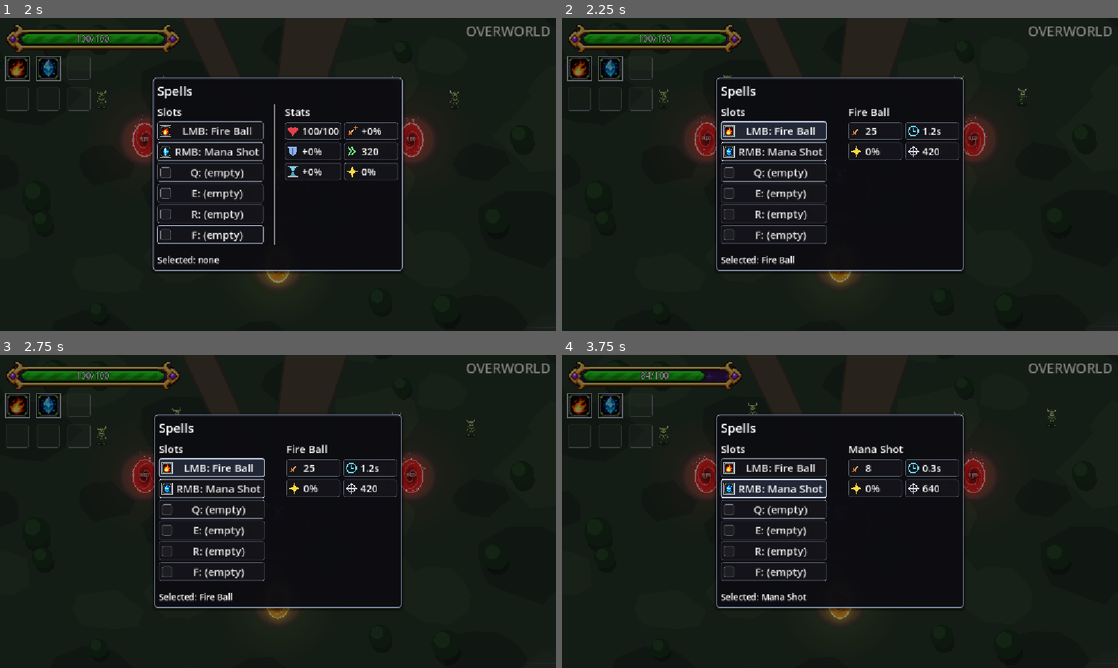
Above: before the commit, frames 1-4 (two rows, left to right).
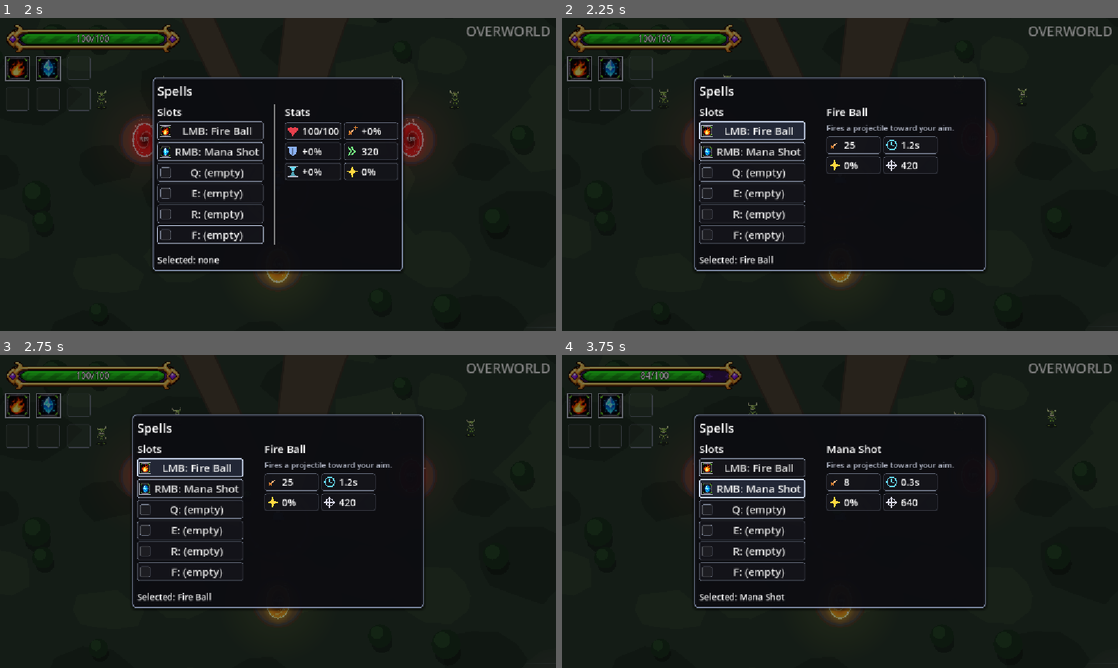
Above: after the commit, the same moments.

Repository: BestestGameStudio/gangU
Game: Godot game, scene res://scenes/main.tscn
The game is run twice, just before and just after one commit, with the same random seed, the same clock (stepped at 60 frames per second) and the same inputs.
Inputs (mouse positions are in pixels of both pictures, inside the frame that each line leads up to):
- Up to frame 1 (2 s): tap Enter at 0.5 s; move the mouse to (250, 237) at 0.52 s; hold W (move_up) 0.53-1.25 s; hold Tab (equip_panel) 0.53-1.25 s; click (250, 237) at 0.67 s; drag from (444, 221) to (278, 299) at 1.27 s
- Up to frame 2 (2.25 s): click "LMB: Fire Ball" at 2 s
- Up to frame 3 (2.75 s): no input
- Up to frame 4 (3.75 s): click "LMB: Fire Ball" at 2.75 s; click "RMB: Mana Shot" at 3.5 s

Frame 1 is identical in both runs. In frame 2, 5.6% of the frame differs, in the area x 23-77%, y 18-81%; in frame 3, 5.6%; in frame 4, 5.6%.

Commit message:
Update stats box description with selected spell

Diff:
--- a/scripts/equip_panel.gd
+++ b/scripts/equip_panel.gd
@@ -247,6 +247,7 @@
 func _refresh_stats() -> void:
 	if _player == null:
 		return
+	_stats_box.set_description(SpellDescription.for_spell(_selected))
 	if _selected != null:
 		_stats_box.set_entries(_selected.spell_name, StatSheet.spell_entries(_selected, _player, _caster))
 	else:
